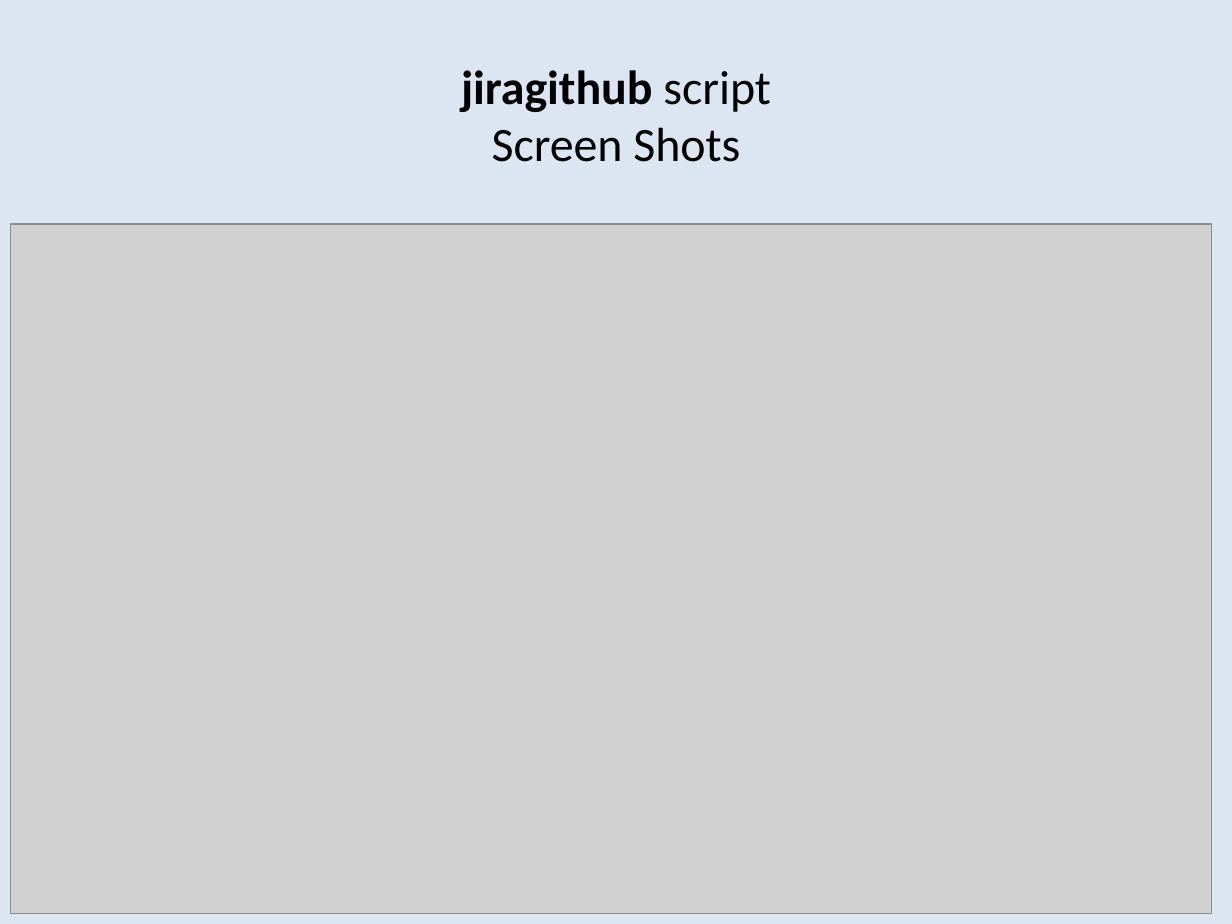
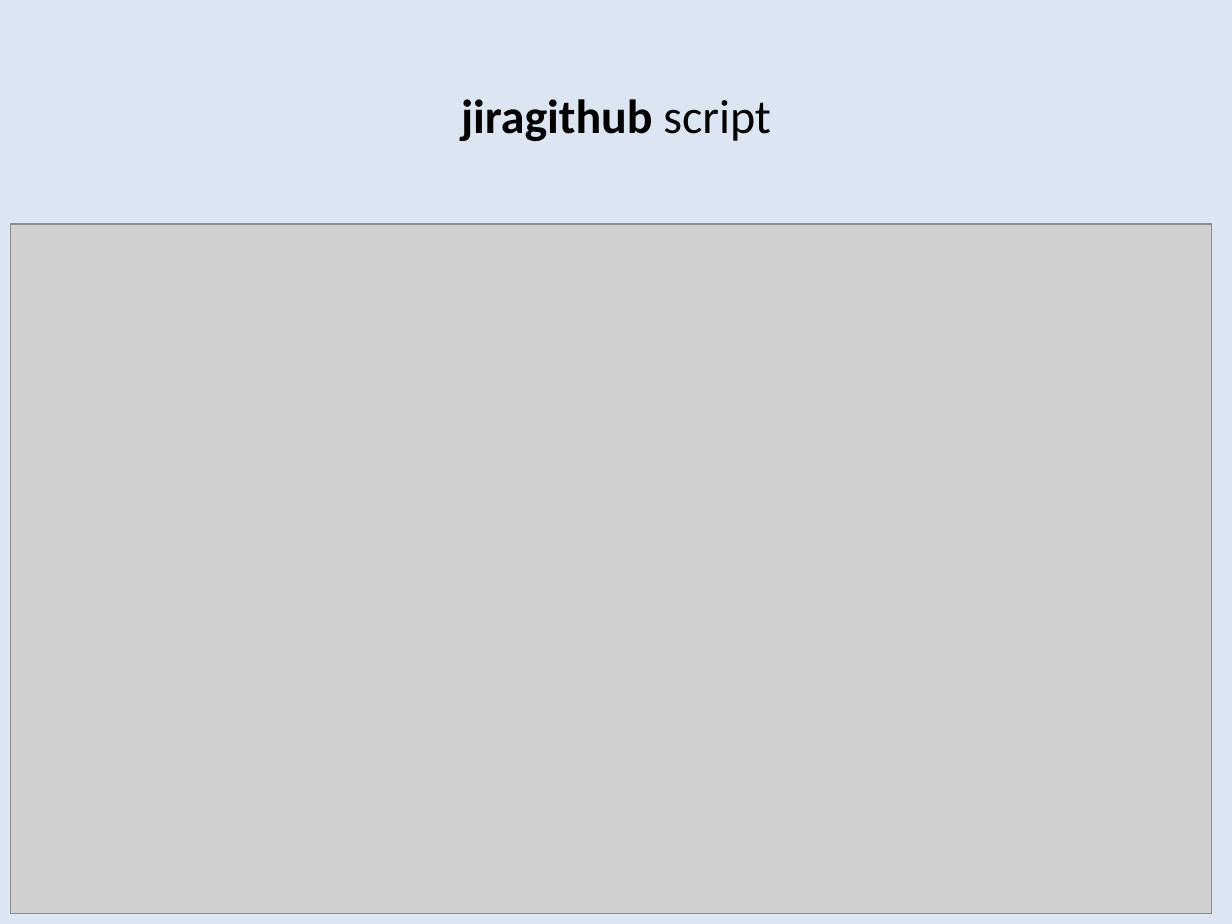
Before and after one commit to bobk/jirapresentations, a slide deck: slide 9 of Git Integration Options for Jira.pptx (slide 8 before the commit). Drawn at 1232x924 pixels with LibreOffice and Linux fonts; fonts in the diff are those of the drawing; grey boxes stand for pictures. Boxes give left, top, right and bottom in pixels: in the first picture for what was removed or moved away, otherwise in the second. Text is boxed around its words. In the diff, an @@ line names an element or a change of style, - is before the commit and + after.

Commit message:
JIRAGITHUB-7 small changes for Mar 25

```diff
--- a/Git Integration Options for Jira.pptx
+++ b/Git Integration Options for Jira.pptx
@@ title at bbox=[461, 99, 770, 141]: text changed; bold on @@
-jiragithub script
-Screen Shots
+jiragithub script
```
Also in this commit, not shown: 5 other slides changed, 1 slide added.
